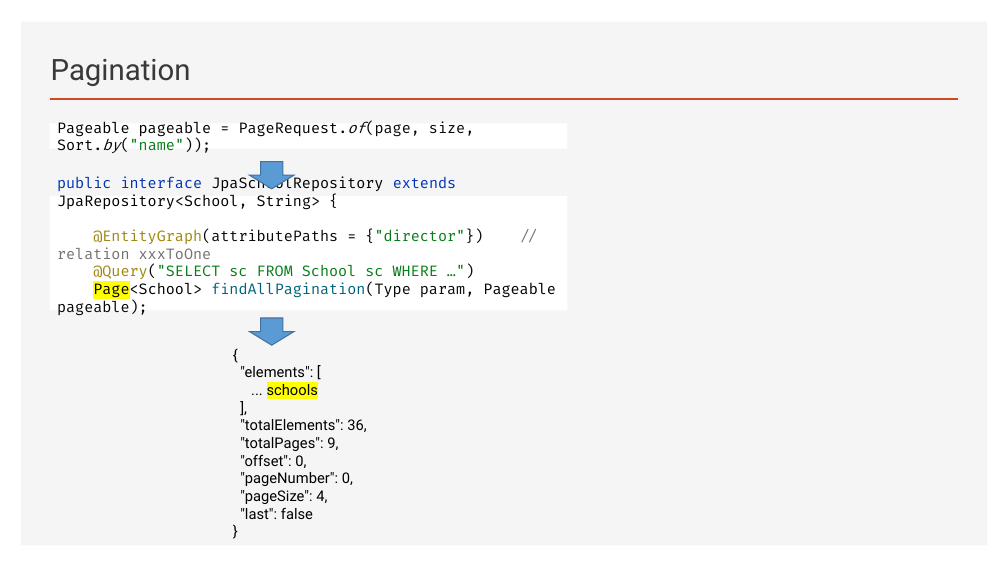
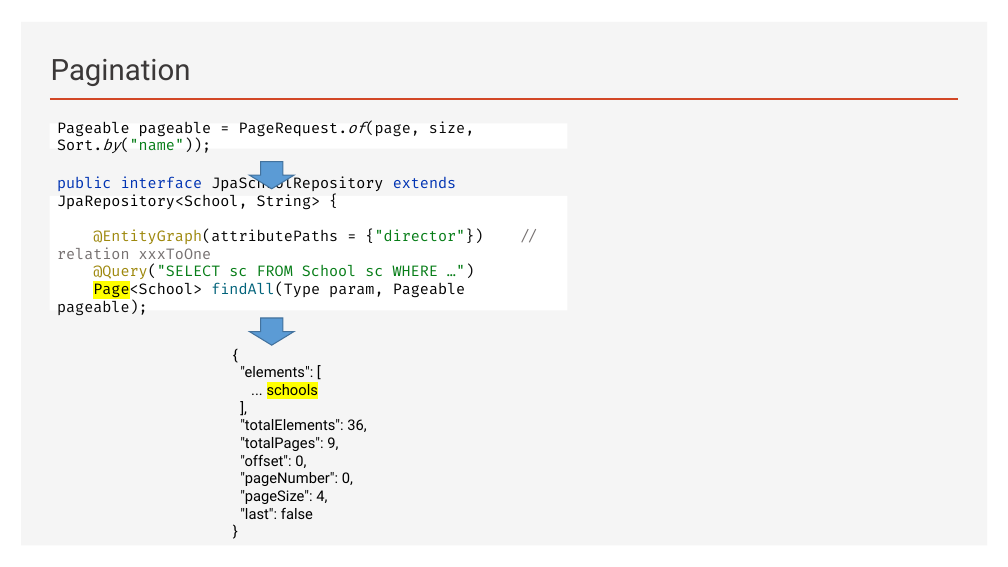
Before and after one commit to sebzuki/hibernate, a slide deck: slide 19 of JPA-HIBERNATE.pptx. Drawn at 1008x567 pixels with LibreOffice and Linux fonts; fonts in the diff are those of the drawing. Boxes give left, top, right and bottom in pixels: in the first picture for what was removed or moved away, otherwise in the second. Text is boxed around its words. In the diff, an @@ line names an element or a change of style, - is before the commit and + after.

```diff
--- a/JPA-HIBERNATE.pptx
+++ b/JPA-HIBERNATE.pptx
@@ text in rectangle at (57,229,483,316): text changed @@
-@EntityGraph(attributePaths = {"director"}) // relation xxxToOne
-@Query("SELECT sc FROM School sc WHERE …")
-Page<School> findAllPagination(Type param, Pageable pageable);
+@EntityGraph(attributePaths = {"director"}) // relation xxxToOne
+@Query("SELECT sc FROM School sc WHERE …")
+Page<School> findAll(Type param, Pageable pageable);
```
Also in this commit, not shown: 5 other slides changed, 1 slide added.
